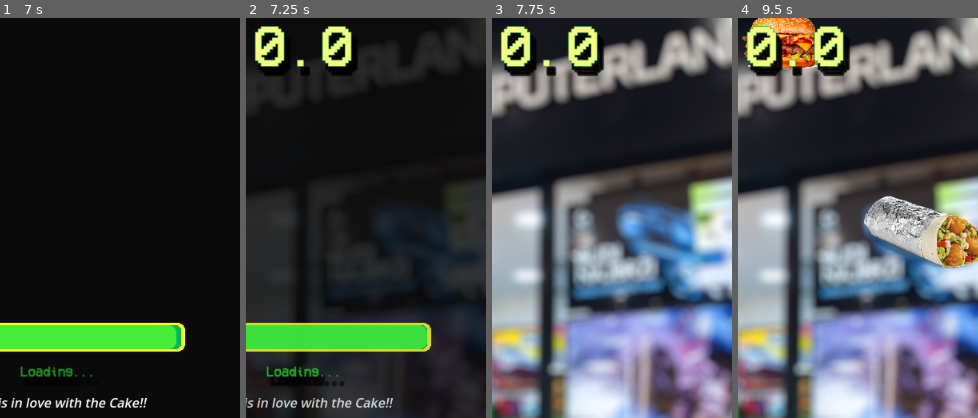
Above: before the commit, frames 1-4 (left to right).
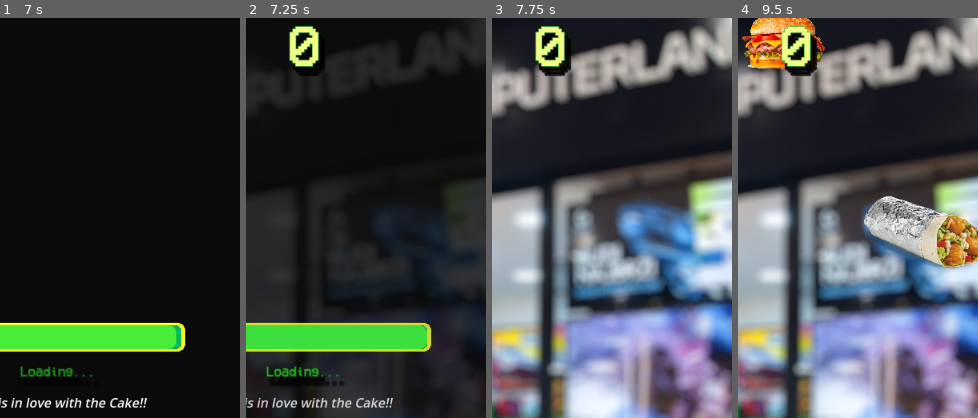
Above: after the commit, the same moments.

Repository: DKirkovik/Boki_eats_game
Game: Godot game, scene res://GUI/main_menu/main_menu.tscn
Two runs of this game, one before a commit and one after it. Both use one fixed random seed, a clock stepped at 60 frames per second and the inputs below.
Inputs (mouse positions are % of the whole screen's width and height, from its top left):
- Up to frame 1 (7 s): click "Start" at 0.5 s; click (50, 40) at 1.27 s; type "Alex" at 1.35 s; click "Start" at 2 s; hold D (right) 2.78-3.53 s; hold A (left) 3.53-4.28 s; hold D (right) 4.28-5.78 s; hold A (left) from 5.78 s (still down)
- Up to frame 2 (7.25 s): keep holding A (left)
- Up to frame 3 (7.75 s): keep holding A (left)
- Up to frame 4 (9.5 s): tap Enter at 8 s; release A (left) at 8.03 s; hold D (right) from 8.03 s (still down)
The pictures show only the part of the screen within x 38-88%, y 5-55%; the shares and areas given below are measured in that part.

Frame 1 is identical in both runs. In frame 2, 3.6% of the frame differs, in the area x 3-47%, y 2-15%; in frame 3, 4.6%; in frame 4, 4.7%.

Commit message:
changes to new version

Diff:
--- a/AudioScenes/Slurp/slurp.tscn
+++ b/AudioScenes/Slurp/slurp.tscn
@@ -6,7 +6,6 @@
 [sub_resource type="AudioStreamRandomizer" id="AudioStreamRandomizer_qty8t"]
 streams_count = 1
 stream_0/stream = ExtResource("2_6isau")
-stream_0/weight = 1.0
 
 [node name="Slurp" instance=ExtResource("1_5k00l")]
 stream = SubResource("AudioStreamRandomizer_qty8t")
--- a/AudioScenes/Sniff/sniff.tscn
+++ b/AudioScenes/Sniff/sniff.tscn
@@ -1,13 +1,12 @@
 [gd_scene load_steps=4 format=3 uid="uid://ce0b0x2wv2atn"]
 
 [ext_resource type="AudioStream" uid="uid://u12kse1xj7vi" path="res://Assets/SFX/sniff.wav" id="1_4f0sr"]
-[ext_resource type="Script" path="res://AudioScenes/Sniff/sniff.gd" id="1_24t3e"]
+[ext_resource type="Script" uid="uid://co44r645tvk8t" path="res://AudioScenes/Sniff/sniff.gd" id="1_24t3e"]
 
 [sub_resource type="AudioStreamRandomizer" id="AudioStreamRandomizer_ao7g3"]
 random_pitch = 1.2
 streams_count = 1
 stream_0/stream = ExtResource("1_4f0sr")
-stream_0/weight = 1.0
 
 [node name="Sniff" type="AudioStreamPlayer2D"]
 stream = SubResource("AudioStreamRandomizer_ao7g3")
--- a/GUI/game_over/game_over.tscn
+++ b/GUI/game_over/game_over.tscn
@@ -36,7 +36,7 @@
 
 [sub_resource type="AnimationLibrary" id="AnimationLibrary_tejmq"]
 _data = {
-"blink_text": SubResource("Animation_ywqph")
+&"blink_text": SubResource("Animation_ywqph")
 }
 
 [node name="Game_over" type="Control"]
--- a/GUI/hud.gd
+++ b/GUI/hud.gd
@@ -31,7 +31,7 @@
 		game_music.play()
 
 func update_lable(_score:float)->void:
-	label.text = str(_score)
+	label.text = str(int(_score))
 	animation_player.stop()
 	animation_player.play("bounce")
 
--- a/GUI/hud.tscn
+++ b/GUI/hud.tscn
@@ -113,9 +113,9 @@
 
 [sub_resource type="AnimationLibrary" id="AnimationLibrary_7mguw"]
 _data = {
-"RESET": SubResource("Animation_j6npa"),
-"bounce": SubResource("Animation_capq2"),
-"idle": SubResource("Animation_jic4j")
+&"RESET": SubResource("Animation_j6npa"),
+&"bounce": SubResource("Animation_capq2"),
+&"idle": SubResource("Animation_jic4j")
 }
 
 [sub_resource type="AudioStreamRandomizer" id="AudioStreamRandomizer_uaoov"]
@@ -197,7 +197,7 @@
 
 [node name="AnimationPlayer" type="AnimationPlayer" parent="."]
 libraries = {
-"": SubResource("AnimationLibrary_7mguw")
+&"": SubResource("AnimationLibrary_7mguw")
 }
 
 [node name="GameMusic" type="AudioStreamPlayer2D" parent="."]
--- a/GUI/main_menu/main_menu.tscn
+++ b/GUI/main_menu/main_menu.tscn
@@ -90,10 +90,10 @@
 layout_mode = 2
 size_flags_vertical = 4
 theme_override_colors/font_hover_color = Color(0.976471, 0.901961, 0, 1)
+theme_override_colors/font_outline_color = Color(0, 0.247059, 0, 1)
+theme_override_colors/font_color = Color(0, 0.839216, 0, 1)
+theme_override_colors/font_focus_color = Color(0, 0.690196, 0, 1)
 theme_override_colors/font_pressed_color = Color(0.913725, 0, 0, 1)
-theme_override_colors/font_focus_color = Color(0, 0.690196, 0, 1)
-theme_override_colors/font_color = Color(0, 0.839216, 0, 1)
-theme_override_colors/font_outline_color = Color(0, 0.247059, 0, 1)
 theme_override_constants/outline_size = 5
 theme_override_fonts/font = ExtResource("2_k70hb")
 theme_override_font_sizes/font_size = 64
@@ -105,10 +105,10 @@
 layout_mode = 2
 size_flags_vertical = 4
 theme_override_colors/font_hover_color = Color(0.976471, 0.901961, 0, 1)
+theme_override_colors/font_outline_color = Color(0, 0.247059, 0, 1)
+theme_override_colors/font_color = Color(0, 0.839216, 0, 1)
+theme_override_colors/font_focus_color = Color(0, 0.690196, 0, 1)
 theme_override_colors/font_pressed_color = Color(0.913725, 0, 0, 1)
-theme_override_colors/font_focus_color = Color(0, 0.690196, 0, 1)
-theme_override_colors/font_color = Color(0, 0.839216, 0, 1)
-theme_override_colors/font_outline_color = Color(0, 0.247059, 0, 1)
 theme_override_constants/outline_size = 5
 theme_override_fonts/font = ExtResource("2_k70hb")
 theme_override_font_sizes/font_size = 64
@@ -120,10 +120,10 @@
 layout_mode = 2
 size_flags_vertical = 4
 theme_override_colors/font_hover_color = Color(0.976471, 0.901961, 0, 1)
+theme_override_colors/font_outline_color = Color(0, 0.247059, 0, 1)
+theme_override_colors/font_color = Color(0, 0.839216, 0, 1)
+theme_override_colors/font_focus_color = Color(0, 0.690196, 0, 1)
 theme_override_colors/font_pressed_color = Color(0.913725, 0, 0, 1)
-theme_override_colors/font_focus_color = Color(0, 0.690196, 0, 1)
-theme_override_colors/font_color = Color(0, 0.839216, 0, 1)
-theme_override_colors/font_outline_color = Color(0, 0.247059, 0, 1)
 theme_override_constants/outline_size = 5
 theme_override_fonts/font = ExtResource("2_k70hb")
 theme_override_font_sizes/font_size = 64
--- a/GameManagers/game_manager.gd
+++ b/GameManagers/game_manager.gd
@@ -21,6 +21,7 @@
 var cur_player_stats : PlayerStats
 var all_player_list : Array[PlayerStats]
 var cur_player_name
+var cur_date
 
 var game_scene: PackedScene = load("res://World/world.tscn")
 var menu_scene: PackedScene = load("res://GUI/main_menu/main_menu.tscn")
@@ -29,6 +30,9 @@
 func _ready():
 	game_over.connect(_on_game_over)
 	fill_list()
+	var date = Time.get_datetime_dict_from_system()
+	cur_date = "%02d-%02d-%04d - %02d:%02d:%02d" % [date["day"], date["month"], date["year"],date["hour"],date["minute"],date["second"]]
+	print(cur_date)
 
 func on_score_changed(_score:float) ->void:
 	if !is_game_over:
@@ -85,10 +89,10 @@
 	cur_player_stats = PlayerStats.new()
 	cur_player_stats.player_name = cur_player_name
 	cur_player_stats.score = score
+	cur_player_stats.date = cur_date
 
 func update_player_list() ->void:
 	if all_player_list.size() >= max_list_size:
-		print("list big")
 		replace_item_in_list()
 		return
 	all_player_list.append(cur_player_stats)
--- /dev/null
+++ b/GameManagers/global_scoreboard_manager.gd
@@ -0,0 +1,28 @@
+extends Node2D
+
+const SERVER_URL = "http://127.0.0.1:5000/player_stats"
+@onready var http_request: HTTPRequest = $HTTPRequest
+
+
+func _ready() -> void:
+	http_request.request_completed.connect(_on_request_completed)
+	#send_request()
+	var test = {"name": "Player2", "score": 2300, "date": "2024-11-08"}
+
+	print(GameManager.all_player_list[0].player_name,GameManager.all_player_list[0].score,GameManager.all_player_list[0].date)
+
+	send_post_request(test)
+
+func send_request() ->void:
+	var headers = ["Content-TYpe: application/json"]
+	http_request.request(SERVER_URL,headers,HTTPClient.METHOD_GET)
+
+func send_post_request(data) ->void:
+	var json = JSON.stringify(data)
+	var headers = ["Content-TYpe: application/json"]
+	http_request.request(SERVER_URL,headers,HTTPClient.METHOD_POST,json)
+
+func _on_request_completed(results, response_code, headers, body) ->void:
+	var json = JSON.parse_string(body.get_string_from_utf8())
+
+	print(json)
--- /dev/null
+++ b/GameManagers/global_scoreboard_manager.tscn
@@ -0,0 +1,8 @@
+[gd_scene load_steps=2 format=3 uid="uid://bybb06d78qujx"]
+
+[ext_resource type="Script" uid="uid://2xdqdm2tj2en" path="res://GameManagers/global_scoreboard_manager.gd" id="1_sr86p"]
+
+[node name="GlobalScoreboardManager" type="Node2D"]
+script = ExtResource("1_sr86p")
+
+[node name="HTTPRequest" type="HTTPRequest" parent="."]
--- a/GameManagers/player_stats.gd
+++ b/GameManagers/player_stats.gd
@@ -4,3 +4,4 @@
 
 var player_name: String
 var score: float
+var date: String
--- a/LoadingScreen/load_screen.tscn
+++ b/LoadingScreen/load_screen.tscn
@@ -114,9 +114,9 @@
 
 [sub_resource type="AnimationLibrary" id="AnimationLibrary_mswsm"]
 _data = {
-"RESET": SubResource("Animation_13frl"),
-"fade_out": SubResource("Animation_ojudq"),
-"idle": SubResource("Animation_t80hp")
+&"RESET": SubResource("Animation_13frl"),
+&"fade_out": SubResource("Animation_ojudq"),
+&"idle": SubResource("Animation_t80hp")
 }
 
 [node name="LoadScreen" type="Control"]
--- a/Player/boki.tscn
+++ b/Player/boki.tscn
@@ -124,10 +124,10 @@
 
 [sub_resource type="AnimationLibrary" id="AnimationLibrary_an3jv"]
 _data = {
-"RESET": SubResource("Animation_w2ifa"),
-"eat": SubResource("Animation_wi110"),
-"power_up": SubResource("Animation_suj43"),
-"take_dmg": SubResource("Animation_abqro")
+&"RESET": SubResource("Animation_w2ifa"),
+&"eat": SubResource("Animation_wi110"),
+&"power_up": SubResource("Animation_suj43"),
+&"take_dmg": SubResource("Animation_abqro")
 }
 
 [sub_resource type="AudioStreamRandomizer" id="AudioStreamRandomizer_77f82"]
@@ -182,7 +182,7 @@
 
 [node name="AnimationPlayer" type="AnimationPlayer" parent="."]
 libraries = {
-"": SubResource("AnimationLibrary_an3jv")
+&"": SubResource("AnimationLibrary_an3jv")
 }
 
 [node name="AudioStreamPlayer2D" type="AudioStreamPlayer2D" parent="."]
--- a/Scoreboard/score_name_container.gd
+++ b/Scoreboard/score_name_container.gd
@@ -9,7 +9,7 @@
 
 func set_params(score_name,score_score) ->void:
 	p_name =  str(score_name)
-	score = str(score_score)
+	score = str(int(score_score))
 
 func _on_timer_timeout():
 	label_name.text = p_name
--- a/Walls/bottom_wall.tscn
+++ b/Walls/bottom_wall.tscn
@@ -62,8 +62,8 @@
 
 [sub_resource type="AnimationLibrary" id="AnimationLibrary_0x8vu"]
 _data = {
-"RESET": SubResource("Animation_fu18s"),
-"bouncing": SubResource("Animation_ckkbu")
+&"RESET": SubResource("Animation_fu18s"),
+&"bouncing": SubResource("Animation_ckkbu")
 }
 
 [node name="BottomWall" type="Area2D"]
--- a/project.godot
+++ b/project.godot
@@ -12,7 +12,7 @@
 
 config/name="Boki_eats"
 run/main_scene="res://GUI/main_menu/main_menu.tscn"
-config/features=PackedStringArray("4.3", "GL Compatibility")
+config/features=PackedStringArray("4.5", "GL Compatibility")
 config/icon="res://icon.svg"
 
 [autoload]
Not shown, changed: Assets/Fonts/VCR_OSD_MONO_1.001.ttf.import
Not shown: 1 places in Assets/Shaders/outline.tres that only renumber resources
Not shown, added: Assets/Text_tip/text_tip.gd.uid
Not shown: 1 places in Assets/Text_tip/text_tip.tres that only renumber resources
Not shown, added: AudioScenes/Sniff/sniff.gd.uid
Not shown, added: Food/food.gd.uid
Not shown: 1 places in Food/food.tscn that only renumber resources
Not shown, added: GUI/game_over/game_over.gd.uid
Not shown: 1 places in GUI/game_over/game_over.tscn that only renumber resources
Not shown, added: GUI/hud.gd.uid
Not shown: 1 places in GUI/hud.tscn that only renumber resources
Not shown, added: GUI/main_menu/main_menu.gd.uid
(and 28 more such lines)
